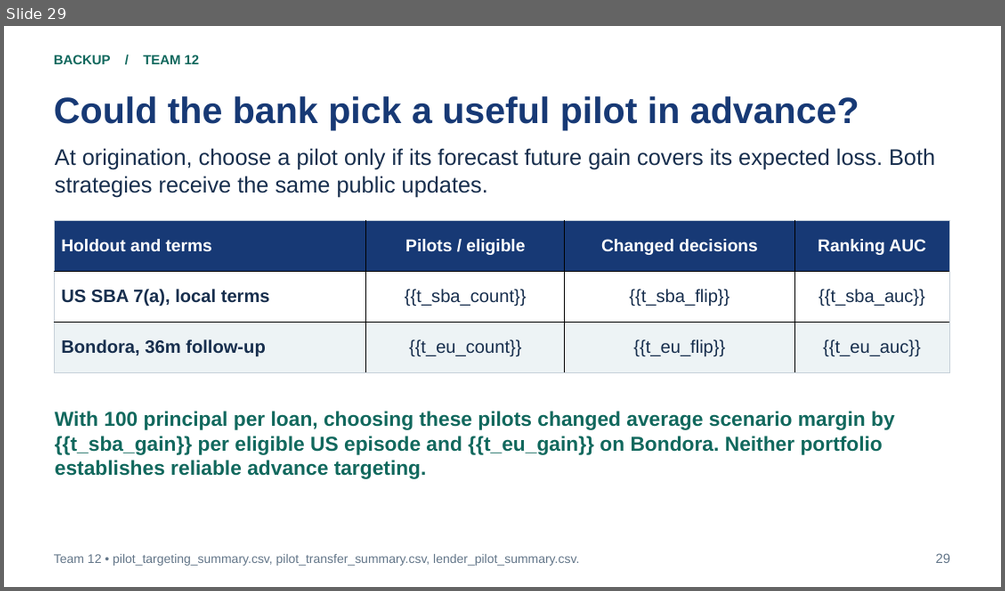
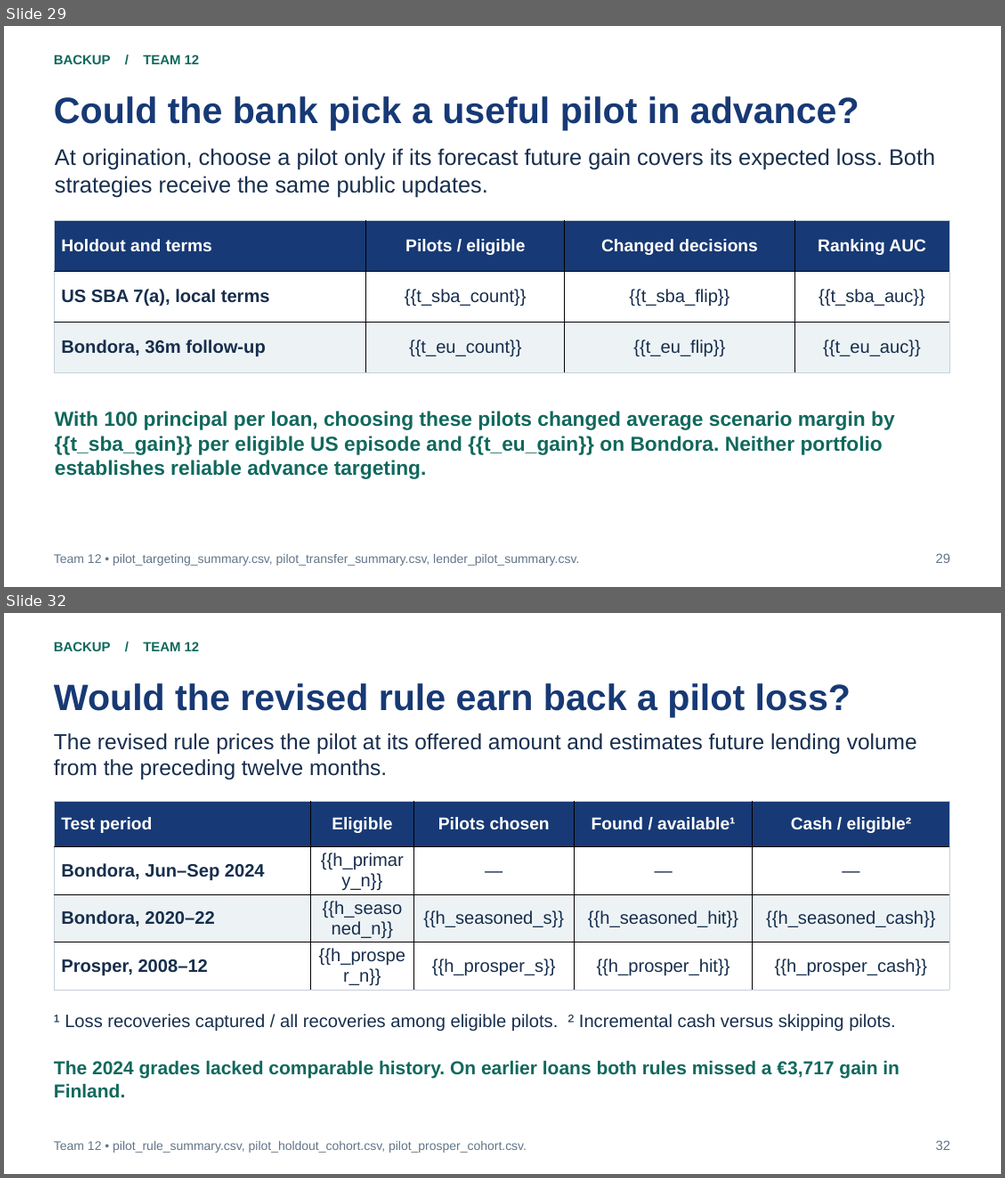
Before and after one commit to bigpurota/paper11, a slide deck: slides/template.pptx. Shown one above the other, each under a label of ours: slide 29 before the commit, slides 29 and 32 after it; the slides between them are not shown. The pictures are 1005x591 and 1005x1178 pixels, drawn with LibreOffice and Linux fonts; fonts in the diff are those of the drawing. Boxes give left, top, right and bottom in pixels: in the first picture for what was removed or moved away, otherwise in the second. Text is boxed around its words. In the diff, an @@ line names an element or a change of style, - is before the commit and + after.

Commit message:
Test pilot-loss recovery on later Bondora vintages and US Prosper loans

```diff
--- a/slides/template.pptx
+++ b/slides/template.pptx
@@ slide 32 added at [4, 613, 1001, 1174], background #FFFFFF @@
@@ text added at [54, 641, 200, 651], 12.8 pt, text #11685D, bold @@
+BACKUP / TEAM 12
@@ text added at [54, 683, 850, 717], 35.2 pt, text #173975, bold @@
+Would the revised rule earn back a pilot loss?
@@ text added at [54, 733, 917, 779], 21 pt, text #172E4D @@
+The revised rule prices the pilot at its offered amount and estimates future lending volume from the preceding twelve months.
@@ table added at [54, 801, 952, 989], 4 rows, 5 columns @@
+Test period | Eligible | Pilots chosen | Found / available¹ | Cash / eligible²
+Bondora, Jun–Sep 2024 | {{h_primary_n}} | — | — | —
+Bondora, 2020–22 | {{h_seasoned_n}} | {{h_seasoned_s}} | {{h_seasoned_hit}} | {{h_seasoned_cash}}
+Prosper, 2008–12 | {{h_prosper_n}} | {{h_prosper_s}} | {{h_prosper_hit}} | {{h_prosper_cash}}
@@ text added at [54, 1013, 896, 1031], 17.2 pt, text #172E4D @@
+¹ Loss recoveries captured / all recoveries among eligible pilots. ² Incremental cash versus skipping pilots.
@@ text added at [54, 1060, 899, 1098], 18 pt, text #11685D, bold @@
+The 2024 grades lacked comparable history. On earlier loans both rules missed a €3,717 gain in Finland.
@@ text added at [54, 1141, 526, 1152], 12 pt, text #627588 @@
+Team 12 • pilot_rule_summary.csv, pilot_holdout_cohort.csv, pilot_prosper_cohort.csv.
@@ text added at [936, 1140, 951, 1150], 12.8 pt, text #627588 @@
+32
```
Also in this commit, not shown: 2 slides changed, 1 other slide added, 45 other files.
